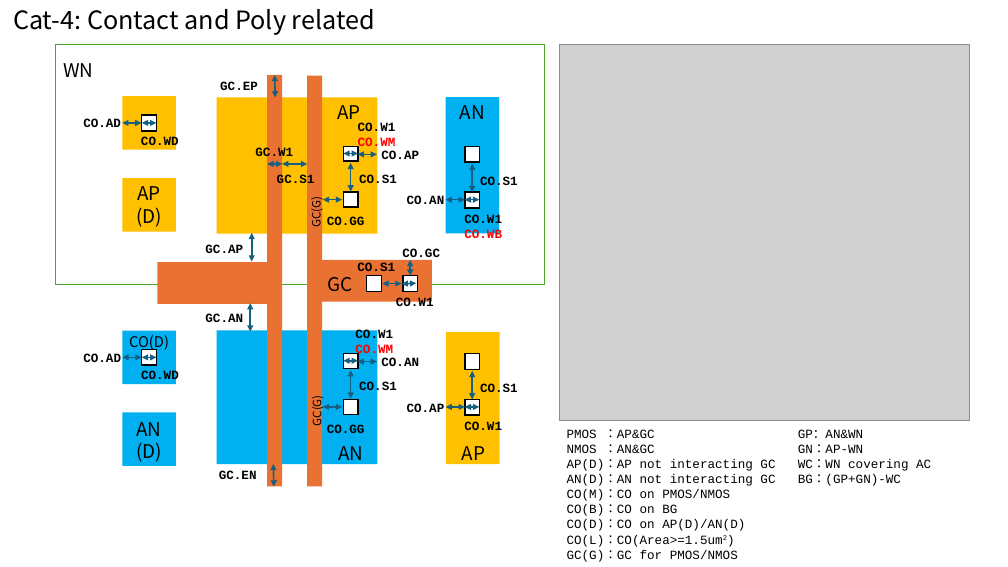
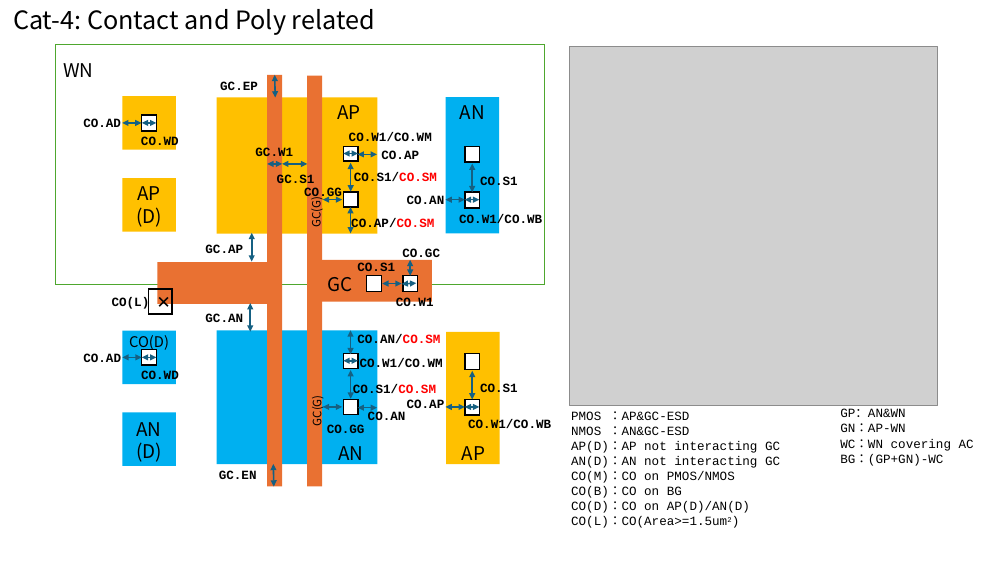
Before and after one commit to OpenSUSI/TR-1um, a slide deck: slide 6 of Document/TR-1um_DRC_summary.pptx. Drawn at 1008x567 pixels with LibreOffice and Linux fonts; fonts in the diff are those of the drawing; grey boxes stand for pictures. Boxes give left, top, right and bottom in pixels: in the first picture for what was removed or moved away, otherwise in the second. Text is boxed around its words. In the diff, an @@ line names an element or a change of style, - is before the commit and + after.

```diff
--- a/Document/TR-1um_DRC_summary.pptx
+++ b/Document/TR-1um_DRC_summary.pptx
@@ picture: place and size @@
-picture at bbox=[559, 45, 969, 420]
+picture at bbox=[569, 46, 938, 406]
@@ text at bbox=[349, 132, 432, 145]: text changed @@
-CO.W1
-CO.WM
+CO.W1/CO.WM
@@ text at bbox=[354, 172, 437, 185]: text changed @@
-CO.S1
+CO.S1/CO.SM
@@ text "CO.GG" rewrapped from bbox=[327, 216, 365, 225] to bbox=[304, 187, 342, 200] @@
@@ double arrow added from (351, 207) to (351, 234), #156082 1.5 pt @@
@@ text added at bbox=[351, 218, 434, 231], 12 pt, text #000000, bold @@
+CO.AP/CO.SM
@@ text at bbox=[459, 214, 542, 227]: text changed @@
-CO.W1
-CO.WB
+CO.W1/CO.WB
@@ text added at bbox=[112, 297, 150, 310], 12 pt, text #000000, bold @@
+CO(L)
@@ rectangle added at bbox=[149, 289, 172, 314], outline #000000 1.5 pt @@
@@ text added at bbox=[153, 287, 175, 313], 20 pt, text #000000, bold @@
+✕
@@ double arrow added from (351, 330) to (351, 355), #156082 1.5 pt @@
@@ text added at bbox=[357, 334, 440, 347], 12 pt, text #000000, bold @@
+CO.AN/CO.SM
@@ text at bbox=[360, 358, 443, 371]: text changed @@
-CO.W1
-CO.WM
+CO.W1/CO.WM
@@ text at bbox=[353, 384, 436, 397]: text changed @@
-CO.S1
+CO.S1/CO.SM
@@ double arrow moved from (377, 361) - (358, 361) to (377, 408) - (358, 408) @@
@@ text "CO.AN" rewrapped from bbox=[381, 357, 419, 366] to bbox=[368, 411, 406, 424] @@
@@ text "CO.AP": place and size @@
-text "CO.AP" at bbox=[407, 403, 445, 412]
+text "CO.AP" at bbox=[407, 399, 445, 408]
@@ text at bbox=[468, 419, 551, 432]: text changed @@
-CO.W1
+CO.W1/CO.WB
@@ rectangle "PMOS ：AP&GC-ESD": place and size @@
-rectangle "PMOS ：AP&GC-ESD" at bbox=[560, 422, 792, 567]
+rectangle "PMOS ：AP&GC-ESD" at bbox=[564, 404, 833, 534]
@@ text in rectangle at bbox=[571, 411, 690, 435]: text changed @@
-PMOS ：AP&GC
-NMOS ：AN&GC
+PMOS ：AP&GC-ESD
+NMOS ：AN&GC-ESD
@@ text "GP：AN&WN" rewrapped from bbox=[790, 422, 981, 491] to bbox=[840, 408, 974, 466] @@
@@ text in rectangle at bbox=[567, 550, 738, 562]: paragraph removed @@
-GC(G)：GC for PMOS/NMOS
```
Also in this commit, not shown: 8 other slides changed, 9 slides added, 1 other file.
